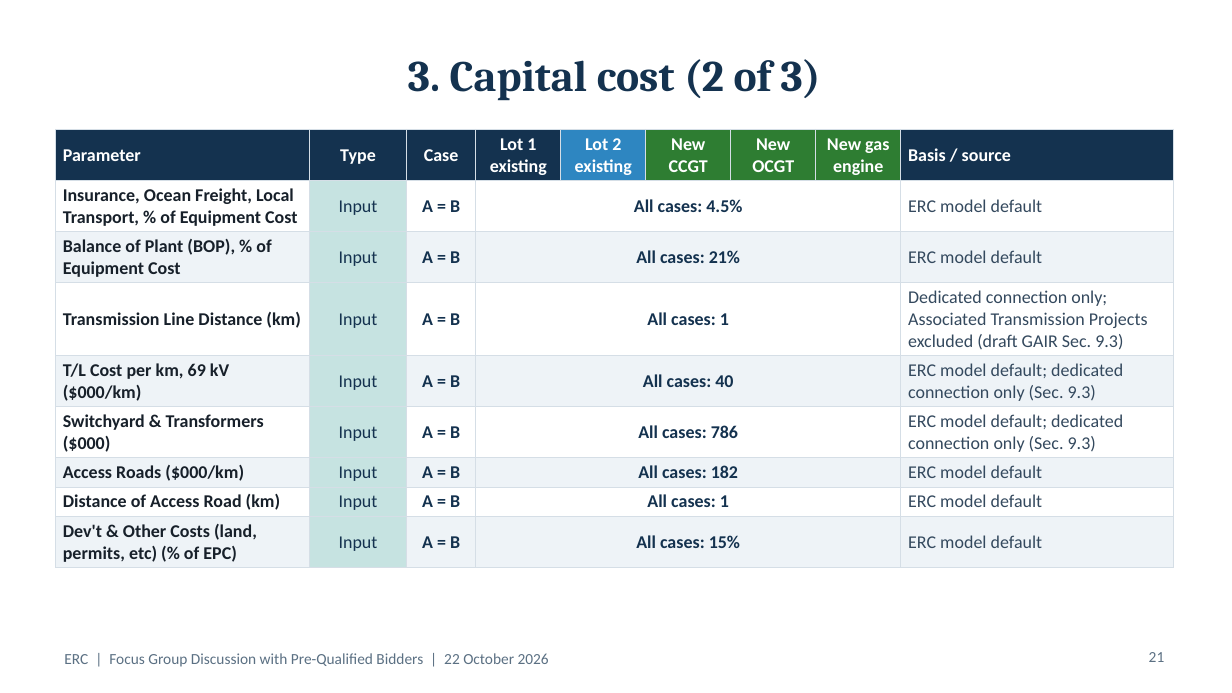
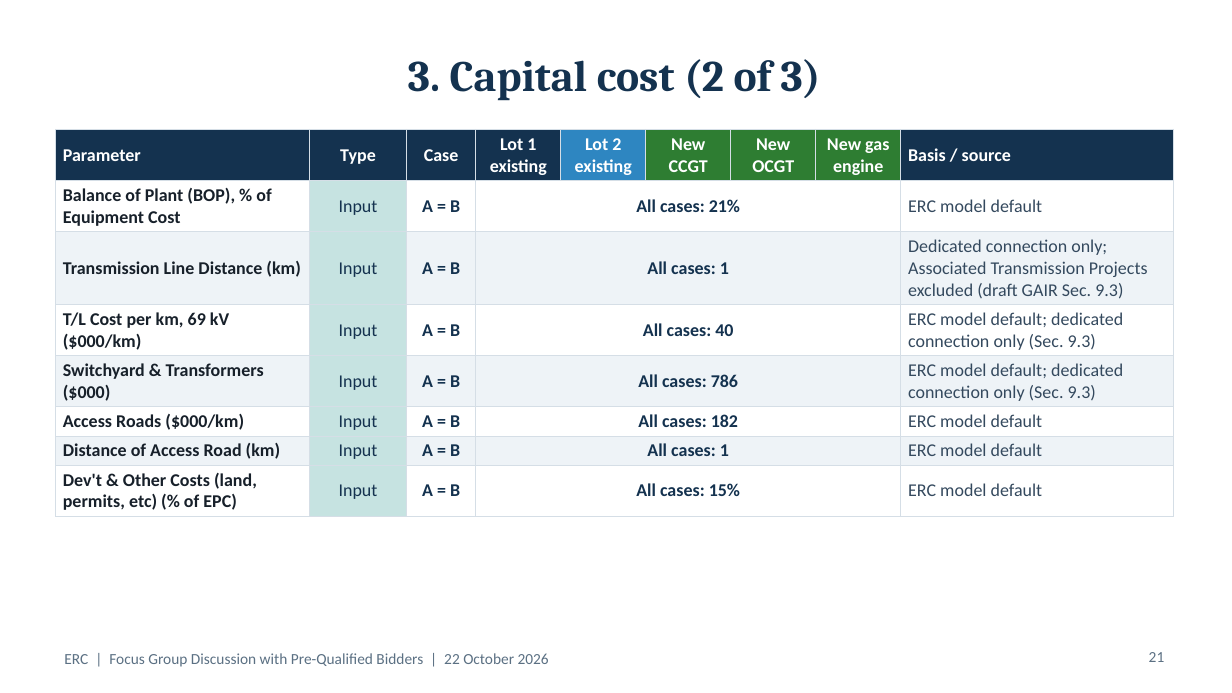
Before and after one commit to polyphase123/Midmerit, a slide deck: slide 21 of ERC_FGD_Model_Assumptions.pptx. Drawn at 1232x693 pixels with LibreOffice and Linux fonts; fonts in the diff are those of the drawing. Boxes give left, top, right and bottom in pixels: in the first picture for what was removed or moved away, otherwise in the second. Text is boxed around its words. In the diff, an @@ line names an element or a change of style, - is before the commit and + after.

```diff
--- a/ERC_FGD_Model_Assumptions.pptx
+++ b/ERC_FGD_Model_Assumptions.pptx
@@ table at bbox=[55, 129, 1174, 514] @@
-row 2: Insurance, Ocean Freight, Local Transport, % of Equipment Cost | Input | A = B | All cases: 4.5% |  |  |  |  | ERC model default
```
Also in this commit, not shown: 2 other slides changed, 24 other files.
